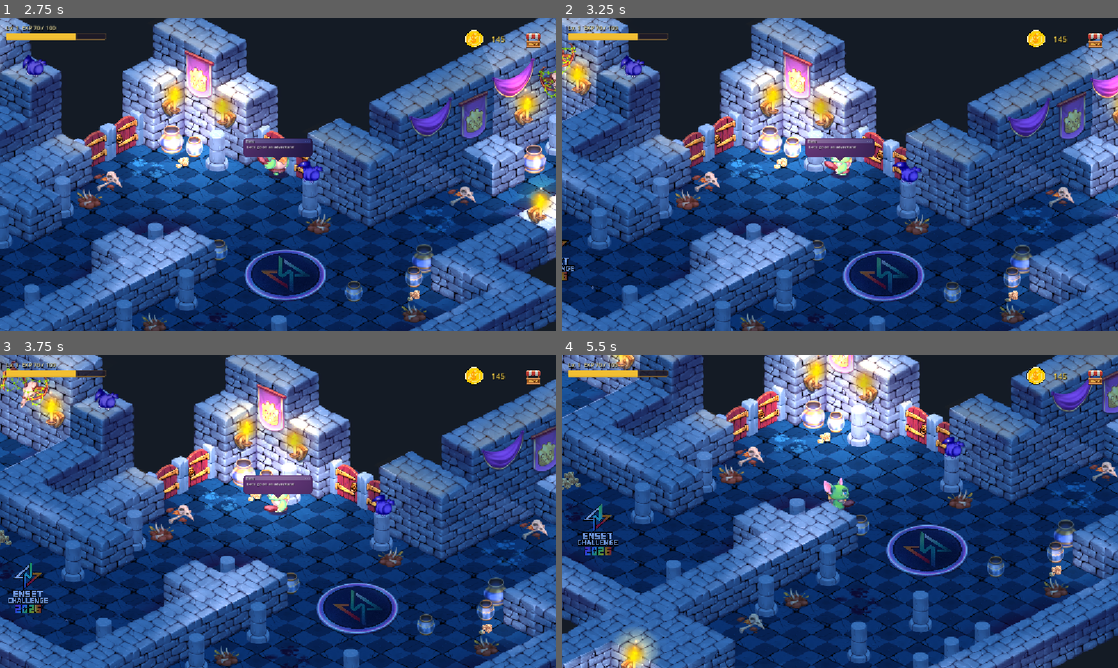
Above: before the commit, frames 1-4 (two rows, left to right).
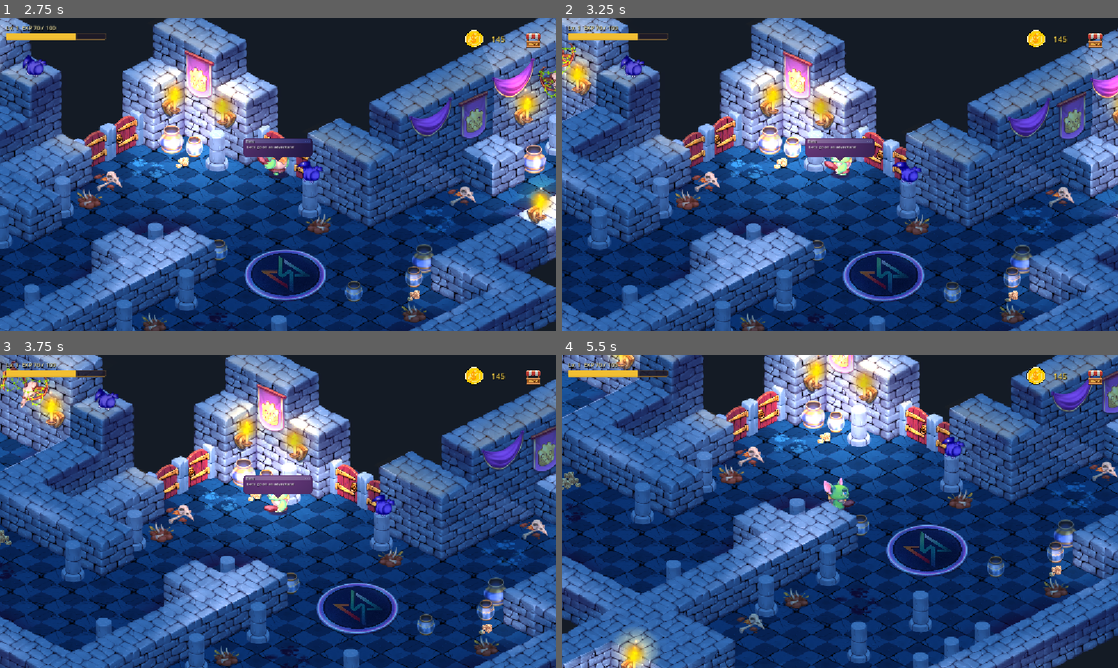
Above: after the commit, the same moments.

Repository: zakariabouy/Adapt_Learn
Game: Godot game, scene res://dungeon.tscn
Two runs of this game, one before a commit and one after it. Both use one fixed random seed, a clock stepped at 60 frames per second and the inputs below.
Inputs (mouse positions are in pixels of both pictures, inside the frame that each line leads up to):
- Up to frame 1 (2.75 s): click (533, 39) at 0.52 s; tap Enter (ui_accept) at 1.25, 1.52, 2.27 s; hold E (interact) 1.28-2.03 s; hold Up (move_up) from 1.28 s (still down); tap Shift at 2.1 s
- Up to frame 2 (3.25 s): release Up (move_up) at 2.78 s; hold Left (move_left) from 2.78 s (still down); hold E (interact) from 2.78 s (still down)
- Up to frame 3 (3.75 s): keep holding Left (move_left); release E (interact) at 3.53 s; tap Shift at 3.6 s
- Up to frame 4 (5.5 s): tap Enter (ui_accept) at 3.77, 4.52, 5.27 s; release Left (move_left) at 4.28 s; hold Down (move_down) 4.28-5.03 s; hold E (interact) 4.28-5.03 s; hold Right (move_right) from 5.03 s (still down); tap Shift at 5.1 s

Frame 1 is identical in both runs. In frame 2, 0.1% of the frame differs, in the area x 0-6%, y 70-87%; in frame 3, 0.5%; in frame 4, 0.6%, in the area x 2-14%, y 47-67%.

Commit message:
chore: de-brand from ENSET Challenge to independent project
Remove all ENSET Challenge 2026 / hackathon / jury references so the
project stands as an independent product.

- Delete final report (rapport-final.tex/.pdf, enset.png logo) and root
  submission PDFs (AdaptLearn report, Cahier des Charges)
- Remove the in-game ENSET banner sprite from the Godot scene (kept carpet)
- Strip ENSET/jury/hackathon wording from README, SUMMARY, business plan,
  fine-tuning decision and benchmarks docs
- Fix stale demo emails (@enset.edu -> @adaptlearn.com) to match seed data

Note: the compiled Godot web build (frontend/public/adventure/*.pck/.wasm)
still embeds the old banner and needs a re-export to fully reflect this.

Co-Authored-By: Claude Opus 4.8 <noreply@anthropic.com>

Diff:
--- a/isometric-game-demo/dungeon.tscn
+++ b/isometric-game-demo/dungeon.tscn
@@ -21,7 +21,6 @@
 [ext_resource type="Script" uid="uid://b3ym8vgvedlf1" path="res://mission_ui.gd" id="21"]
 [ext_resource type="Script" uid="uid://eyyu3carp1uh" path="res://exp_bar.gd" id="22"]
 [ext_resource type="Texture2D" uid="uid://c4oinr0w0dtwf" path="res://decorations/carpet_enset.png" id="23"]
-[ext_resource type="Texture2D" uid="uid://cd6icc4vo3kyd" path="res://decorations/ensetchalleng2026.png" id="24"]
 
 [sub_resource type="CanvasItemMaterial" id="23"]
 blend_mode = 1
@@ -739,11 +738,6 @@
 scale = Vector2(-0.25, 0.25)
 texture = ExtResource("23")
 
-[node name="EnsetChallenge2026" type="Sprite2D" parent="Walls/FloorObjects" unique_id=295849020]
-position = Vector2(296, 251)
-scale = Vector2(0.08138683, 0.07123014)
-texture = ExtResource("24")
-
 [node name="PawPrints" type="Polygon2D" parent="Walls/FloorObjects" unique_id=1797942521]
 position = Vector2(786, 334)
 color = Color(0.0901961, 0.0705882, 0.215686, 1)
Binary file removed: isometric-game-demo/decorations/ensetchalleng2026.png
Not shown, removed: isometric-game-demo/decorations/ensetchalleng2026.png.import
Not shown, removed: AdaptLearn report .pdf
Not shown, removed: Cahier des Charges.pdf
Not shown, changed: README.md
Not shown, changed: SUMMARY.md
Not shown, changed: docs/fine_tuning_decision.md
Not shown, changed: docs/rapport-final/benchmarks.md
Not shown, changed: docs/rapport-final/benchmarks/latency_benchmark.py
Not shown, changed: docs/rapport-final/benchmarks/rag_benchmark.py
Not shown, changed: docs/rapport-final/business-plan.md
Not shown, removed: docs/rapport-final/enset.png
(and 2 more such lines)
